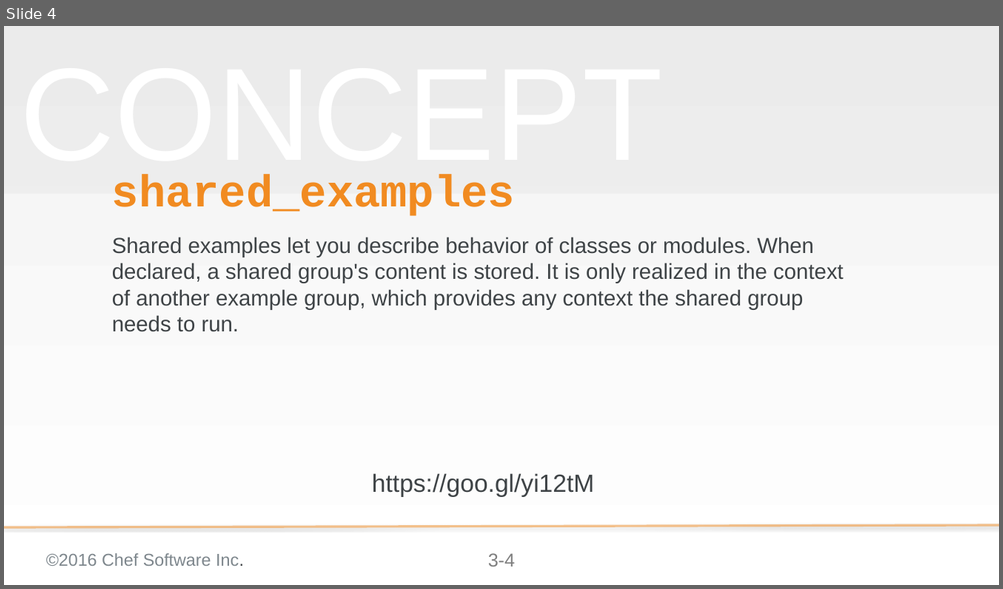
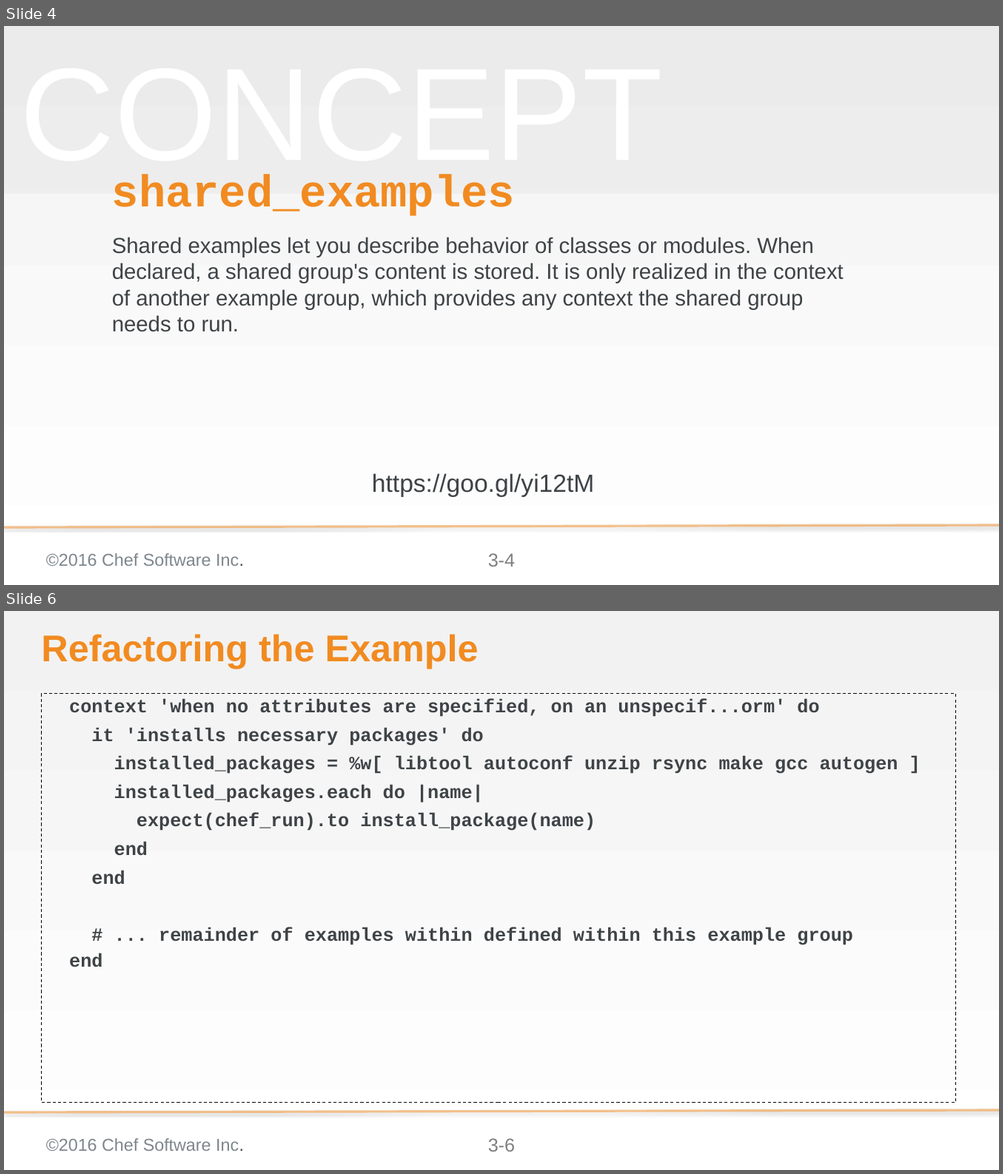
Before and after one commit to chef-training/elegant_tests, a slide deck: 04-shared_examples.pptx. Shown one above the other, each under a label of ours: slide 4 before the commit, slides 4 and 6 after it; the slides between them are not shown. The pictures are 1003x589 and 1003x1174 pixels, drawn with LibreOffice and Linux fonts; fonts in the diff are those of the drawing; background and template pictures are left out. Boxes give left, top, right and bottom in pixels: in the first picture for what was removed or moved away, otherwise in the second. Text is boxed around its words. In the diff, an @@ line names an element or a change of style, - is before the commit and + after.

```diff
--- a/04-shared_examples.pptx
+++ b/04-shared_examples.pptx
@@ slide 6 added at <box>4,611,999,1170</box>, background gradient #F2F2F2 to #FFFFFF; not listed: 3 template elements that a slide beside it also shows @@
@@ title added at <box>41,634,478,669</box>, 48 pt, text #F18B21, bold @@
+Refactoring the Example
@@ text added at <box>42,693,955,1102</box>, outline #000000 1 pt dashed, 24 pt, text #3E4346, bold @@
+context 'when no attributes are specified, on an unspecif...orm' do
+it 'installs necessary packages' do
+installed_packages = %w[ libtool autoconf unzip rsync make gcc autogen ]
+installed_packages.each do |name|
+expect(chef_run).to install_package(name)
+end
+end
+# ... remainder of examples within defined within this example group
+end
```
Also in this commit, not shown: 2 slides changed, 2 other slides added.
